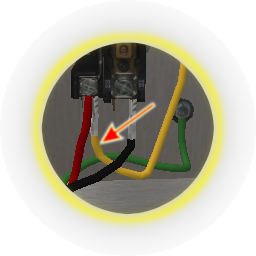
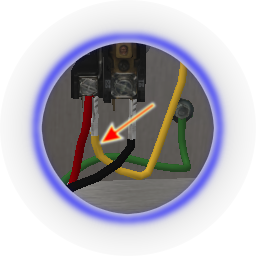
Two versions of the same layered image (256×256). Layer-by-layer changes:
painted on "Layer #1" over (25, 26, 231, 231)
